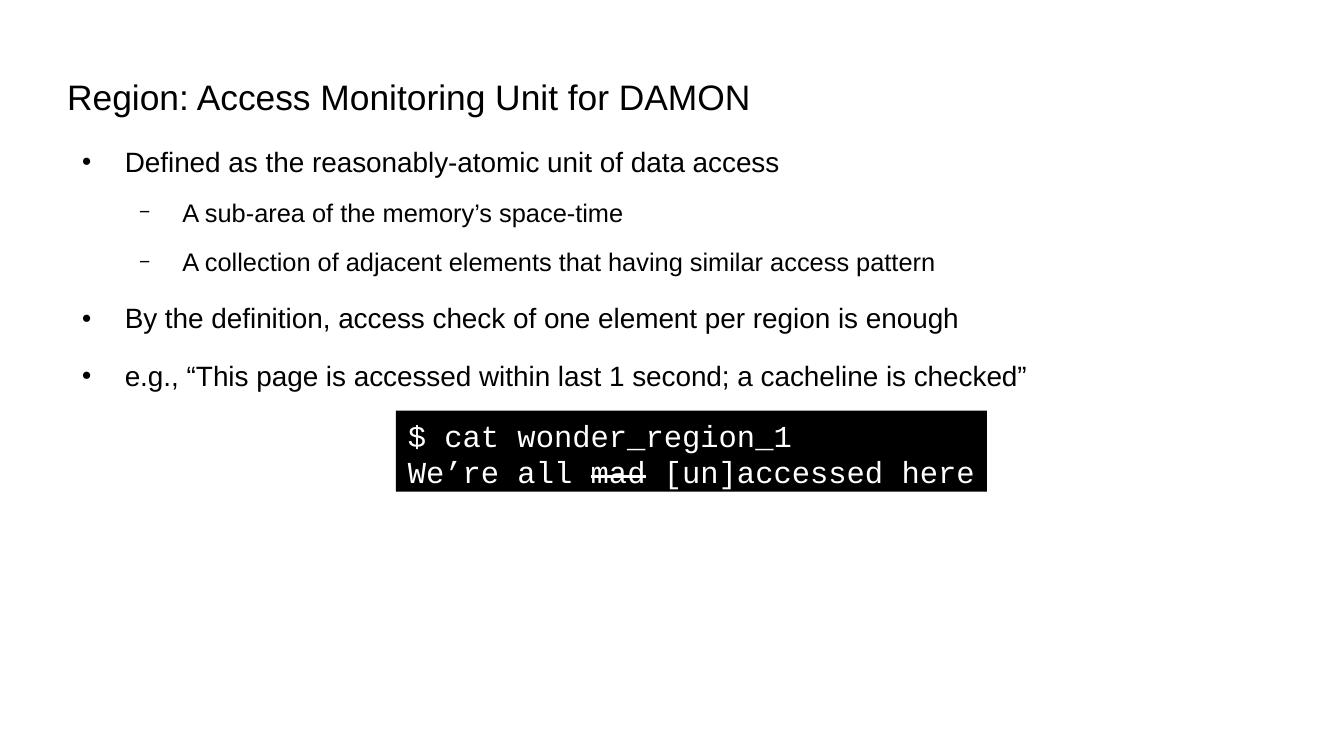
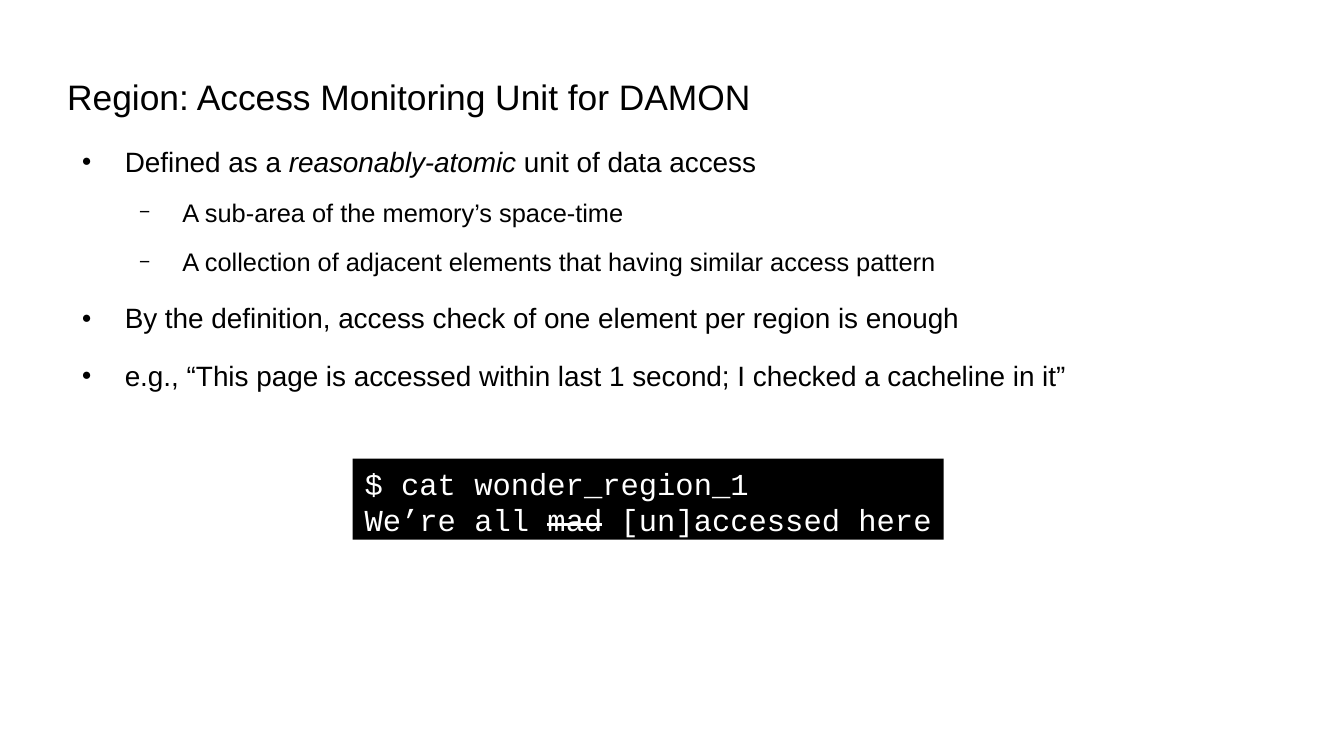
Before and after one commit to damonitor/talks, a slide deck: slide 23 of 2025/kernel_recipes/damon_kernel_recipes2025.odp (slide 8 before the commit). Drawn at 1344x756 pixels with LibreOffice and Linux fonts; fonts in the diff are those of the drawing. Boxes give left, top, right and bottom in pixels: in the first picture for what was removed or moved away, otherwise in the second. Text is boxed around its words. In the diff, an @@ line names an element or a change of style, - is before the commit and + after.

```diff
--- a/2025/kernel_recipes/damon_kernel_recipes2025.odp
+++ b/2025/kernel_recipes/damon_kernel_recipes2025.odp
@@ text at <box>125,151,756,177</box>: text changed @@
-● Defined as the reasonably-atomic unit of data access
+● Defined as a reasonably-atomic unit of data access
@@ text at <box>125,365,1065,391</box>: text changed @@
-● e.g., “This page is accessed within last 1 second; a cacheline is checked”
+● e.g., “This page is accessed within last 1 second; I checked a cacheline in it”
@@ rectangle "$ cat wonder_region_1": place and size @@
-rectangle "$ cat wonder_region_1" at <box>396,411,988,493</box>
+rectangle "$ cat wonder_region_1" at <box>352,459,944,540</box>
```
Also in this commit, not shown: 15 other slides changed, 15 slides added, 1 slide removed, 1 other file.
